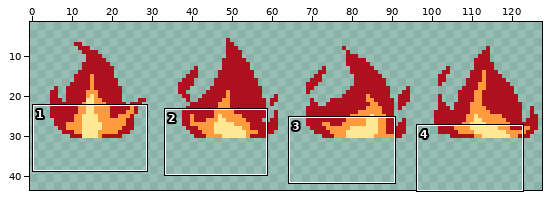
Sprite sheet -- Assets/Graphics/fire_3.png. The picture above shows the old version from afar; the outline marks the close-up.
Close-up. Before:
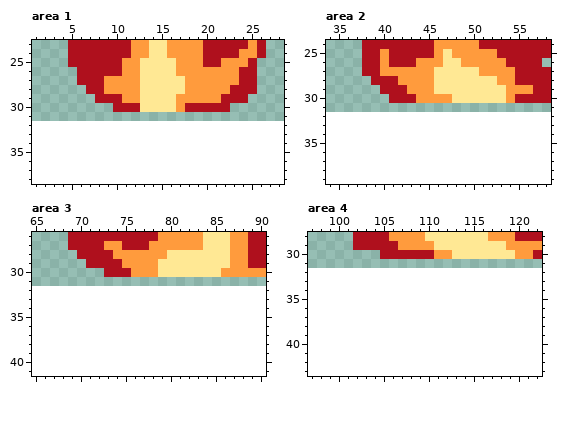
The file is 512x128 pixels, drawn in blocks of 4x4; one block is one cell here. Shown: area 1: x 1..28, y 23..38; area 2: x 34..58, y 24..39; area 3: x 65..90, y 26..41; area 4: x 97..122, y 28..43. The old version is drawn lined up with the new one, on the new canvas. The wide view leaves out empty margins.
The result:
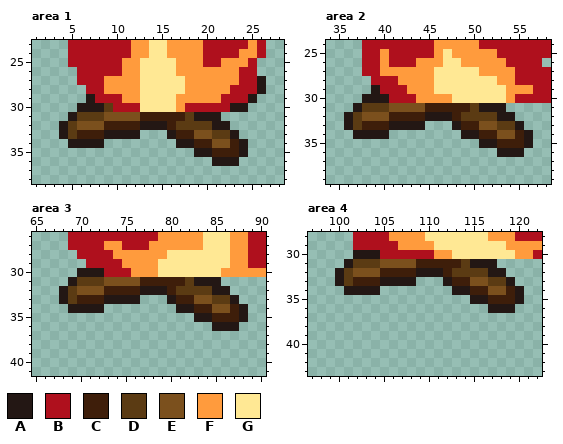
Palette (. is transparent): A #231714  B #af101d  C #3e1e0a  D #5b3b13  E #7b501d  F #ff9b3d  G #ffe894
The edit:
canvas 128x32 -> 128x48
--- area 1
@@ x 1..28 @@
 26 .....BBBBBFFGGGGFFFFFFFBB...
-27 .....BBBFFFFGGGGGFFFFFFBB...
-28 ......BBFFFFGGGGGFFFFFBBB...
-29 .......BBBFFGGGGFFFFFBBB....
-30 .........BBBGGGGFBBBBB......
-31 ............................
-32 ............................
-33 ............................
-34 ............................
-35 ............................
-36 ............................
+27 .....BBBFFFFGGGGGFFFFFFBBA..
+28 ......BBFFFFGGGGGFFFFFBBBA..
+29 ......ABBBFFGGGGFFFFFBBBA...
+30 .....AAADBBBGGGGFBBBBBAA....
+31 ....ADDDEEEECCCCCDAAA.......
+32 ...ADEEECCCCAAACDDDDAA......
+33 ...ADCCCAAAA...ACCEEDDA.....
+34 ....AAAA........AACCEECA....
+35 ..................AACCCA....
+36 ....................AAA.....
 37 ............................
--- area 2
@@ x 34..58 @@
 28 .....BBBFFFFGGGGGGGFFBBBB
-29 ......BBBFFFGGGGGGGGFFFBB
-30 .......BBBFFFFGGGGGGFBBBB
-31 .........................
-32 .........................
-33 .........................
-34 .........................
-35 .........................
-36 .........................
+29 .....ABBBFFFGGGGGGGGFFFBB
+30 ....AAABBBFFFFGGGGGGFBBBB
+31 ...ADDDEEEECCCCCDAAA.....
+32 ..ADEEECCCCAAACDDDDAA....
+33 ..ADCCCAAAA...ACCEEDDA...
+34 ...AAAA........AACCEECA..
+35 .................AACCCA..
+36 ...................AAA...
 37 .........................
--- area 3
@@ x 65..90 @@
 29 ......BBBBFFFFGGGGGGGGFFBB
-30 ........BBBFFFGGGGGGGFFFFF
-31 ..........................
-32 ..........................
-33 ..........................
-34 ..........................
-35 ..........................
-36 ..........................
+30 .....AAABBBFFFGGGGGGGFFFFF
+31 ....ADDDEEEECCCCCDAAA.....
+32 ...ADEEECCCCAAACDDDDAA....
+33 ...ADCCCAAAA...ACCEEDDA...
+34 ....AAAA........AACCEECA..
+35 ..................AACCCA..
+36 ....................AAA...
 37 ..........................
--- area 4
@@ x 97..122 @@
 29 .....BBBBBFFFFGGGGGGGGFFFF
-30 ........BBBBBBFFGGGGGGGFFB
-31 ..........................
-32 ..........................
-33 ..........................
-34 ..........................
-35 ..........................
-36 ..........................
+30 .....AAABBBBBBFFGGGGGGGFFB
+31 ....ADDDEEEECCCCCDAAA.....
+32 ...ADEEECCCCAAACDDDDAA....
+33 ...ADCCCAAAA...ACCEEDDA...
+34 ....AAAA........AACCEECA..
+35 ..................AACCCA..
+36 ....................AAA...
 37 ..........................
